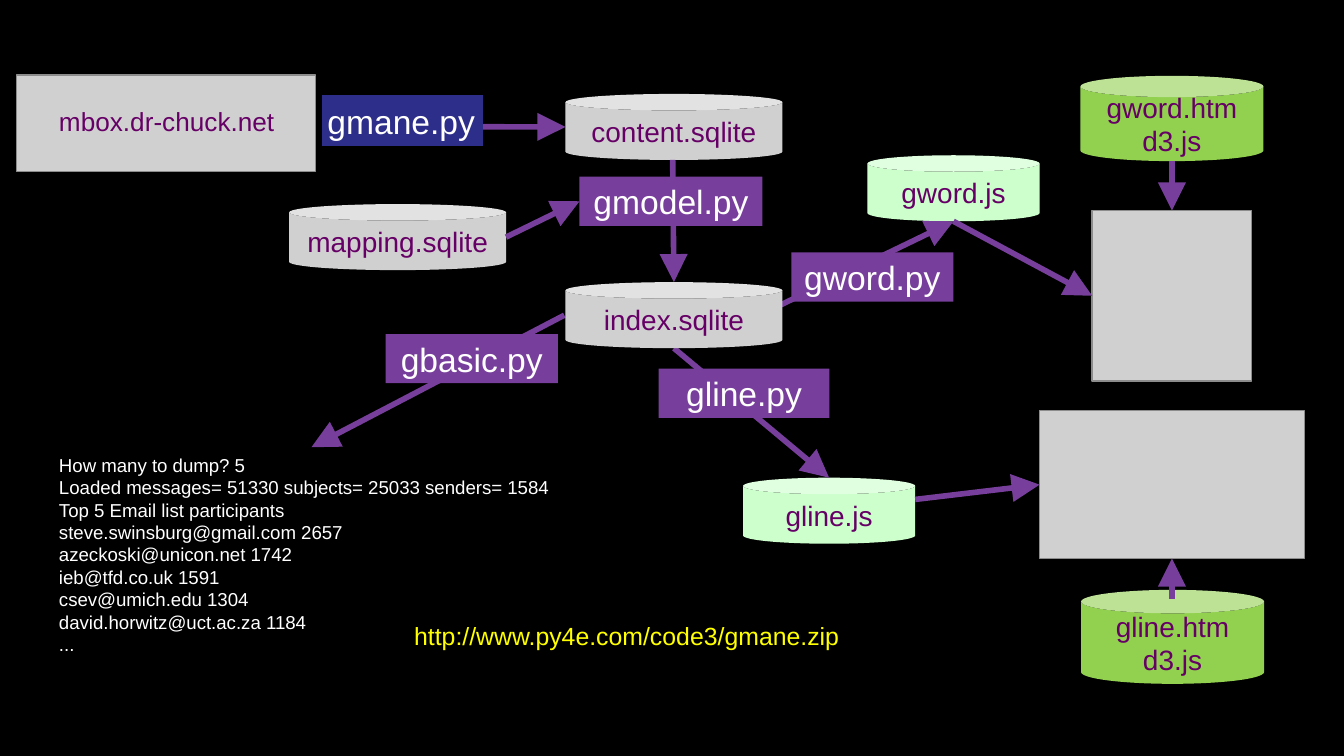
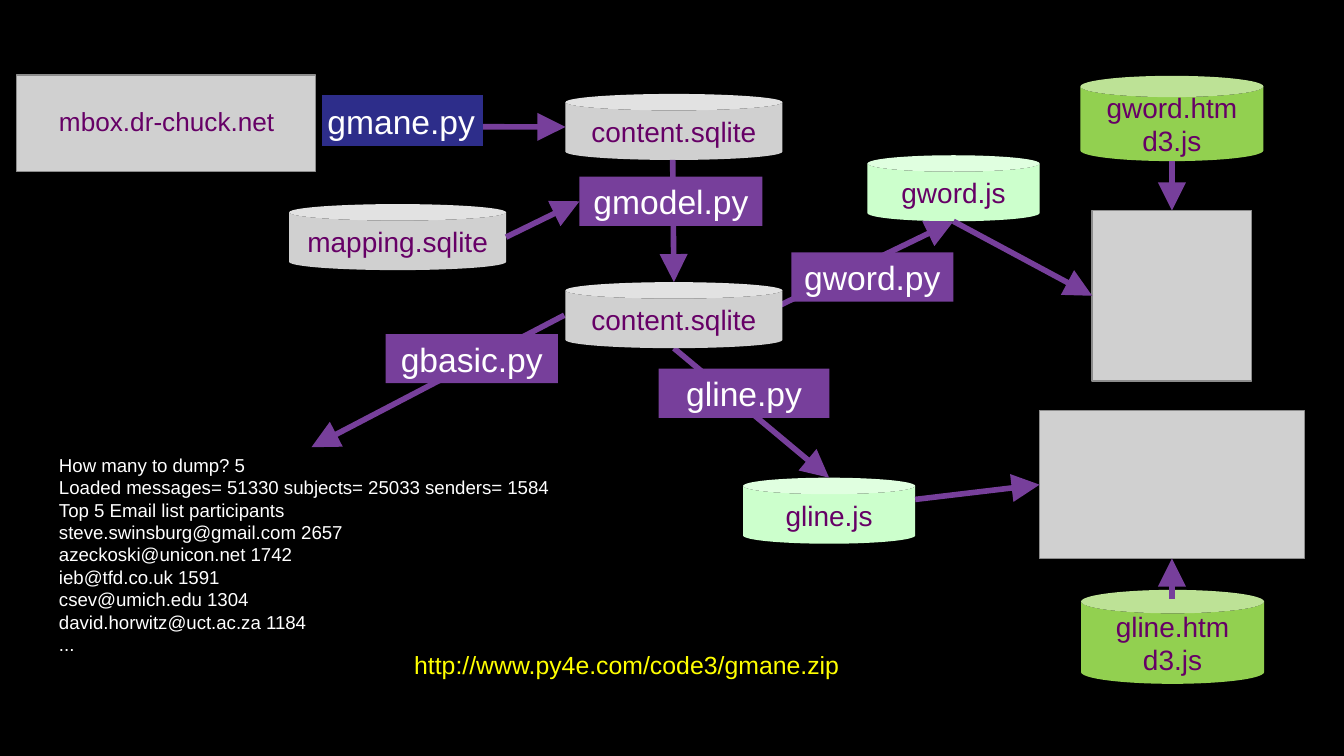
Before and after one commit to csev/py4e, a slide deck: slide 18 of lectures3/Pythonlearn-16-Data-Viz.pptx. Drawn at 1344x756 pixels with LibreOffice and Linux fonts; fonts in the diff are those of the drawing; grey boxes stand for pictures. Boxes give left, top, right and bottom in pixels: in the first picture for what was removed or moved away, otherwise in the second. Text is boxed around its words. In the diff, an @@ line names an element or a change of style, - is before the commit and + after.

```diff
--- a/lectures3/Pythonlearn-16-Data-Viz.pptx
+++ b/lectures3/Pythonlearn-16-Data-Viz.pptx
@@ text in picture at [591,309,756,335]: text changed @@
-index.sqlite
+content.sqlite
@@ text "http://www.py4e.com/code3/gmane.zip": place and size @@
-text "http://www.py4e.com/code3/gmane.zip" at [414,627,839,650]
+text "http://www.py4e.com/code3/gmane.zip" at [414,656,839,679]
```
Also in this commit, not shown: 11 other slides changed.
